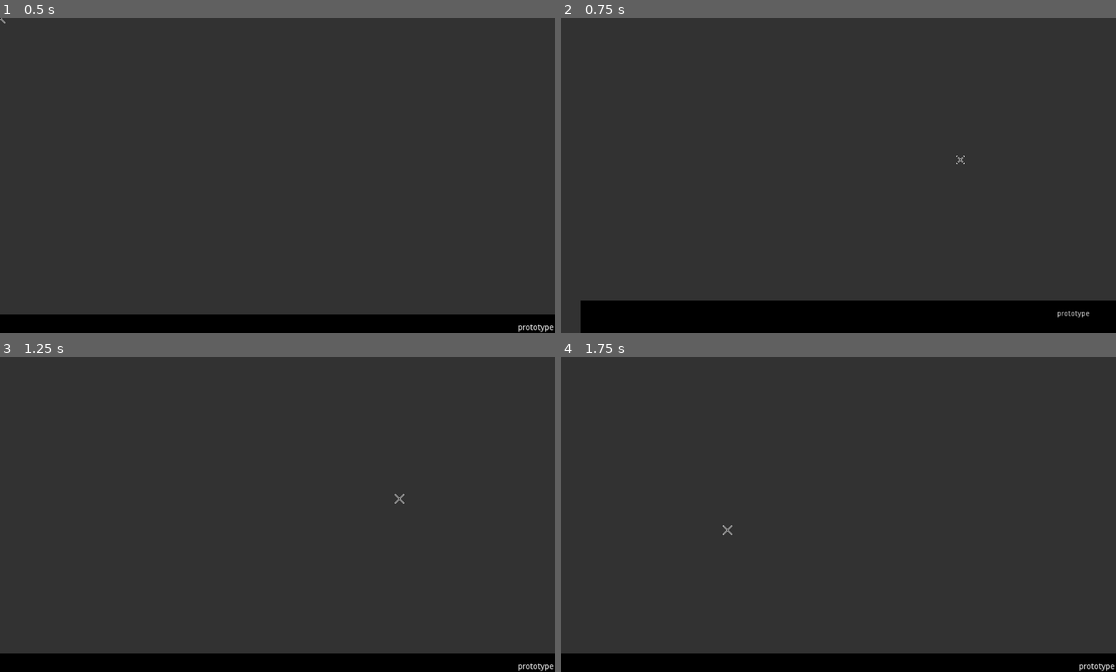
Above: before the commit, frames 1-4 (two rows, left to right).
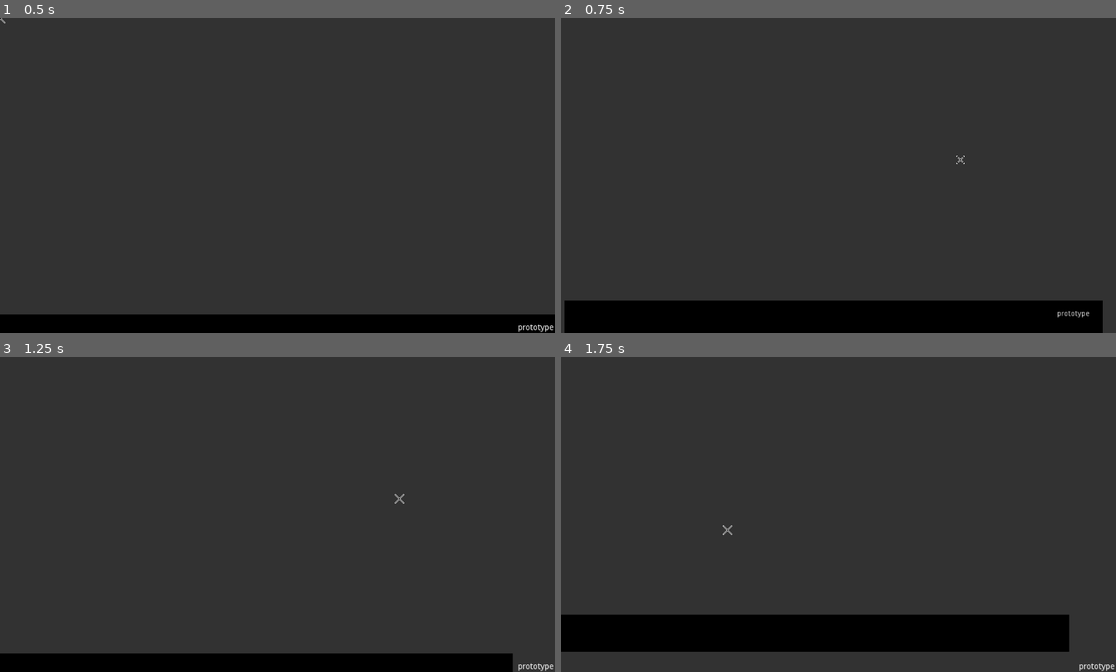
Above: after the commit, the same moments.

Repository: POtOSoftware/Physics-Sandbox
Game: Godot game, scene res://Main.tscn
Two runs of this game, one before a commit and one after it. Both use one fixed random seed, a clock stepped at 60 frames per second and the inputs below.
Inputs (mouse positions are in pixels of both pictures, inside the frame that each line leads up to):
- Up to frame 1 (0.5 s): no input
- Up to frame 2 (0.75 s): tap Enter at 0.5 s; move the mouse to (960, 159) at 0.52 s; hold Right (ui_right) from 0.53 s (still down); tap Mouse wheel down (scroll_down) at 0.6 s
- Up to frame 3 (1.25 s): keep holding Right (ui_right); tap Mouse wheel up (scroll_up) at 0.8 s
- Up to frame 4 (1.75 s): move the mouse to (727, 530) at 1.27 s; release Right (ui_right) at 1.28 s; hold Down (ui_down) from 1.28 s (still down); tap Mouse wheel up (scroll_up) at 1.35 s; tap Mouse wheel down (scroll_down) at 1.55 s

Frame 1 is identical in both runs. In frame 2, 0.5% of the frame differs, in the area x 0-100%, y 89-100%; in frame 3, 0.4%; in frame 4, 17%, in the area x 0-100%, y 81-100%.

Commit message:
proto2 update. That's right, I already updated it!

Diff:
--- a/PlayerCamera.gd
+++ b/PlayerCamera.gd
@@ -7,6 +7,8 @@
 
 var dragging = false
 var zoom_step = 1.1
+
+var speed = 2.5
 
 func _input(event):
 	## CAMERA ZOOMING ##
@@ -37,3 +39,29 @@
 	next_camera_position = camera_pos + (-0.5*viewport_size + point)*(current_zoom - next_zoom)
 	zoom = next_zoom
 	global_position = next_camera_position
+
+## CAMERA MOVING ##
+func get_input():
+	# Not gonna lie I didn't expect this to work
+	if Input.is_action_pressed("ui_right"):
+		position.x += speed
+	if Input.is_action_pressed("ui_left"):
+		position.x -= speed
+	if Input.is_action_pressed("ui_down"):
+		position.y += speed
+	if Input.is_action_pressed("ui_up"):
+		position.y -= speed
+
+	# This part's a little janky, but who cares lmao
+	if Input.is_action_pressed("speed_up"):
+		speed = 5
+	if Input.is_action_just_released("speed_up"):
+		speed = 2.5
+	if Input.is_action_pressed("slow_down"):
+		speed = 1
+	if Input.is_action_just_released("slow_down"):
+		speed = 2.5
+
+func _physics_process(delta):
+	get_input()
+## CAMERA MOVING ##
--- a/project.godot
+++ b/project.godot
@@ -119,6 +119,16 @@
 "events": [ Object(InputEventKey,"resource_local_to_scene":false,"resource_name":"","device":0,"alt":false,"shift":false,"control":false,"meta":false,"command":false,"pressed":false,"scancode":0,"physical_scancode":83,"unicode":0,"echo":false,"script":null)
  ]
 }
+speed_up={
+"deadzone": 0.5,
+"events": [ Object(InputEventKey,"resource_local_to_scene":false,"resource_name":"","device":0,"alt":false,"shift":false,"control":false,"meta":false,"command":false,"pressed":false,"scancode":0,"physical_scancode":16777237,"unicode":0,"echo":false,"script":null)
+ ]
+}
+slow_down={
+"deadzone": 0.5,
+"events": [ Object(InputEventKey,"resource_local_to_scene":false,"resource_name":"","device":0,"alt":false,"shift":false,"control":false,"meta":false,"command":false,"pressed":false,"scancode":0,"physical_scancode":16777238,"unicode":0,"echo":false,"script":null)
+ ]
+}
 
 [physics]
 
Not shown, changed: export_presets.cfg
